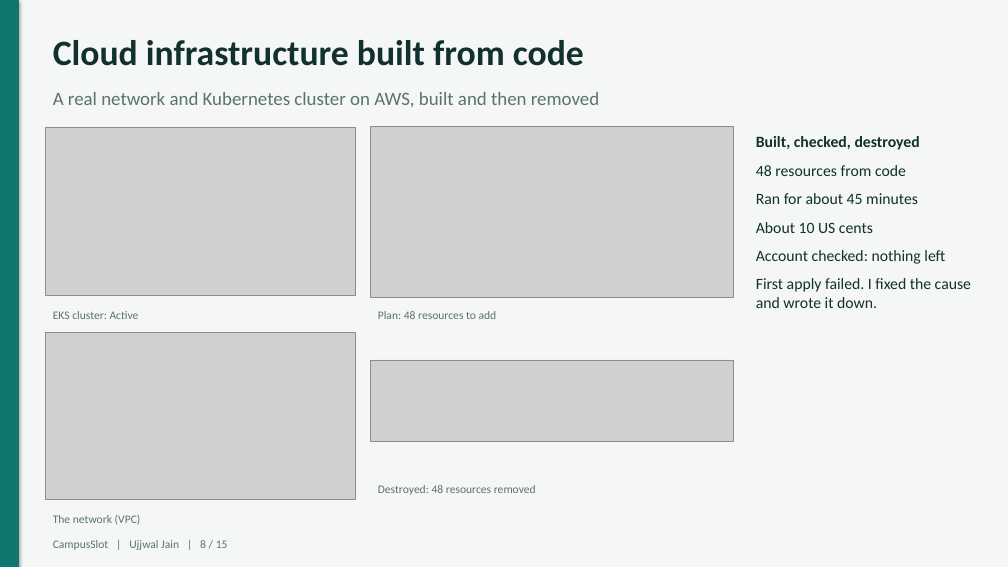
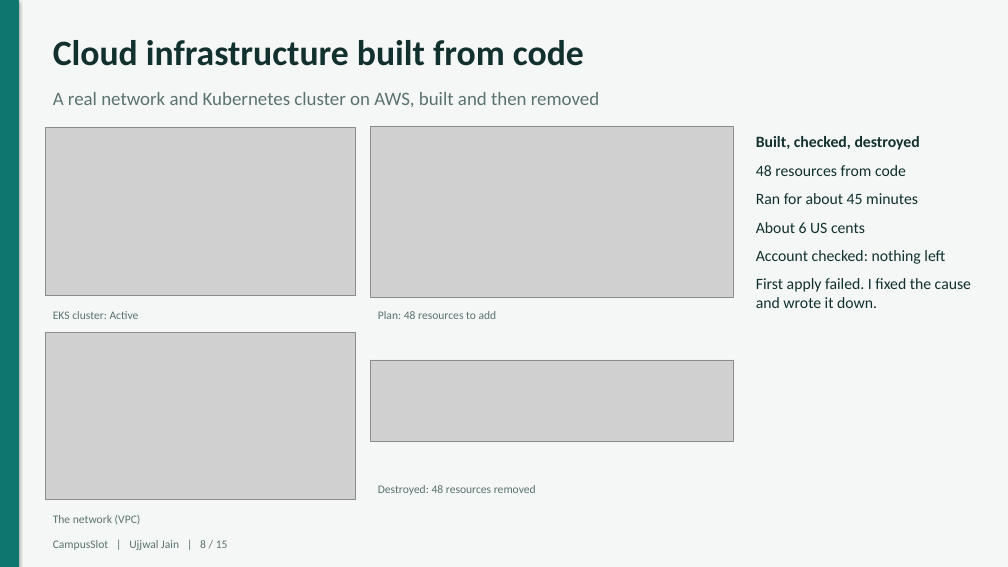
Before and after one commit to Ujjwaljain16/campusslot, a slide deck: slide 8 of docs/presentation/CampusSlot-final-presentation.pptx. Drawn at 1008x567 pixels with LibreOffice and Linux fonts; fonts in the diff are those of the drawing; grey boxes stand for pictures. Boxes give left, top, right and bottom in pixels: in the first picture for what was removed or moved away, otherwise in the second. Text is boxed around its words. In the diff, an @@ line names an element or a change of style, - is before the commit and + after.

```diff
--- a/docs/presentation/CampusSlot-final-presentation.pptx
+++ b/docs/presentation/CampusSlot-final-presentation.pptx
@@ text at (756,222,865,233): text changed @@
-About 10 US cents
+About 6 US cents
```
Also in this commit, not shown: 4 other slides changed, 10 other files.
